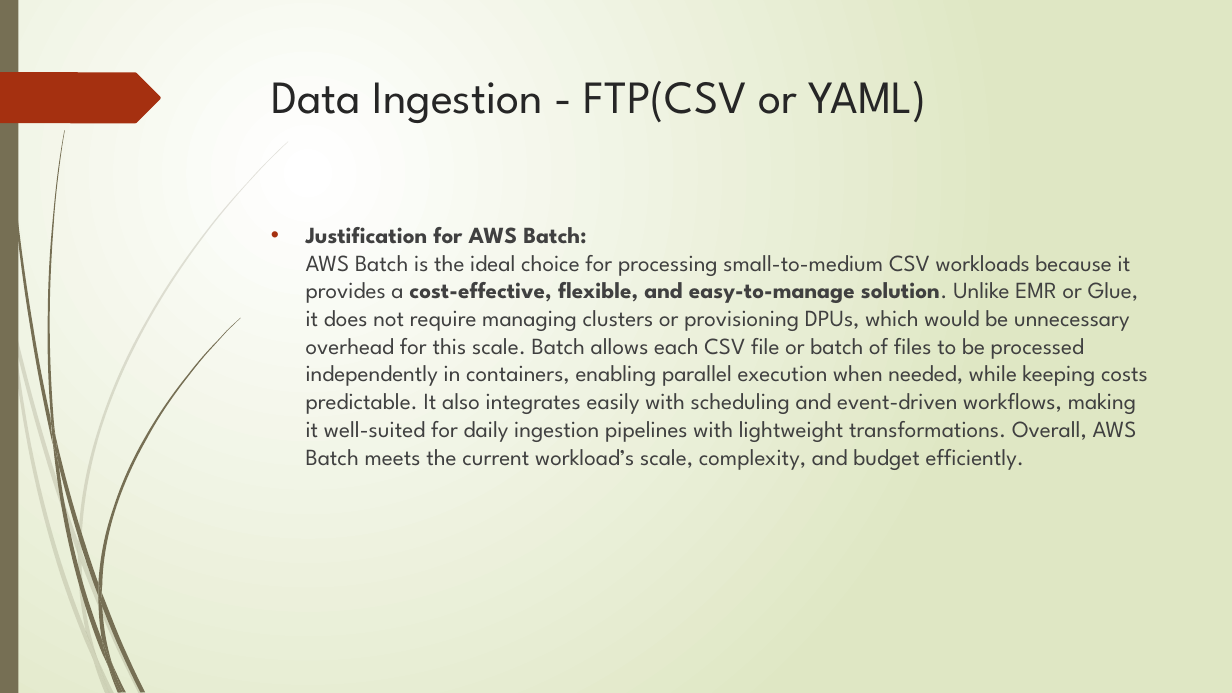
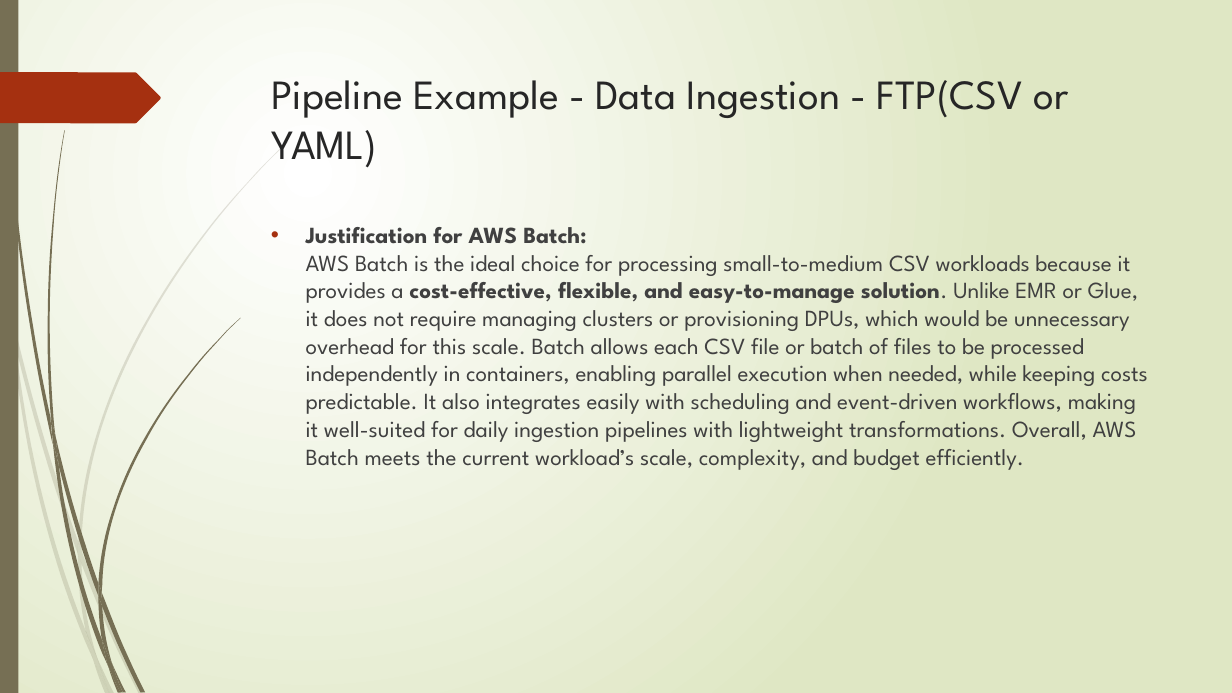
Before and after one commit to gabrielchanyk/food_insights_data_engineering, a slide deck: slide 24 of InsightEats Case Study.pptx. Drawn at 1232x693 pixels with LibreOffice and Linux fonts; fonts in the diff are those of the drawing. Boxes give left, top, right and bottom in pixels: in the first picture for what was removed or moved away, otherwise in the second. Text is boxed around its words. In the diff, an @@ line names an element or a change of style, - is before the commit and + after.

```diff
--- a/InsightEats Case Study.pptx
+++ b/InsightEats Case Study.pptx
@@ title at [271,80,1069,168]: text changed; size 36 to 32.4 pt @@
-Data Ingestion - FTP(CSV or YAML)
+Pipeline Example - Data Ingestion - FTP(CSV or YAML)
```
Also in this commit, not shown: 12 other slides changed, 1 slide added.
